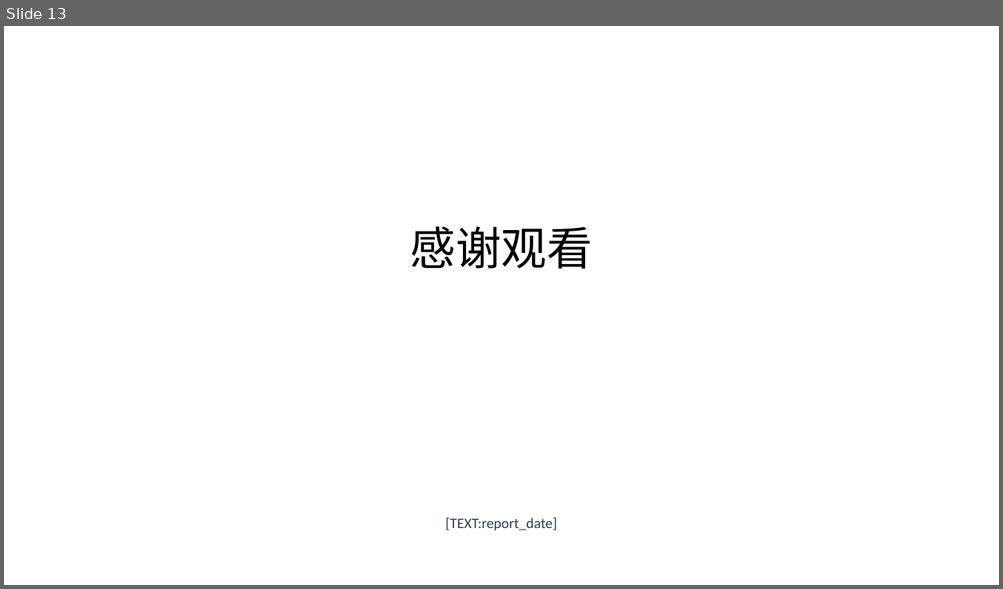
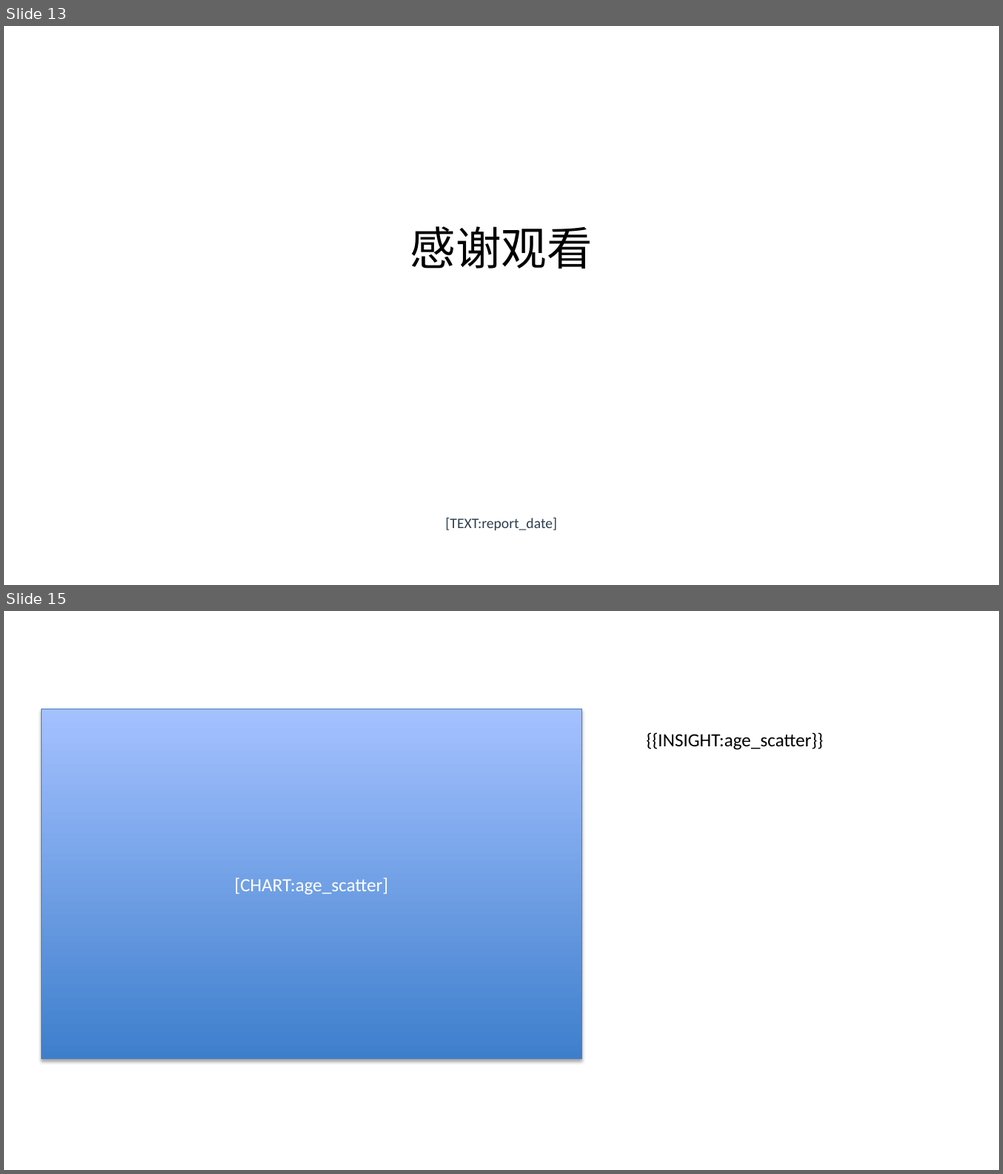
Before and after one commit to lijiahao1996/PPT-Automation, a slide deck: templates/销售分析报告_标准模板.pptx. Shown one above the other, each under a label of ours: slide 13 before the commit, slides 13 and 15 after it; the slides between them are not shown. The pictures are 1003x589 and 1003x1174 pixels, drawn with LibreOffice and Linux fonts; fonts in the diff are those of the drawing. Boxes give left, top, right and bottom in pixels: in the first picture for what was removed or moved away, otherwise in the second. Text is boxed around its words. In the diff, an @@ line names an element or a change of style, - is before the commit and + after.

```diff
--- a/templates/销售分析报告_标准模板.pptx
+++ b/templates/销售分析报告_标准模板.pptx
@@ slide 15 added at (x1=4, y1=611, x2=999, y2=1170), background #FFFFFF @@
@@ rectangle added at (x1=41, y1=709, x2=581, y2=1059), fill gradient #3F80CE to #A4C4FF, outline #4B7EBC 0.75 pt, 18 pt, text #FFFFFF @@
+[CHART:age_scatter]
@@ text added at (x1=646, y1=732, x2=823, y2=750), 18 pt, text #000000 @@
+{{INSIGHT:age_scatter}}
```
Also in this commit, not shown: 5 slides changed, 20 other files.
